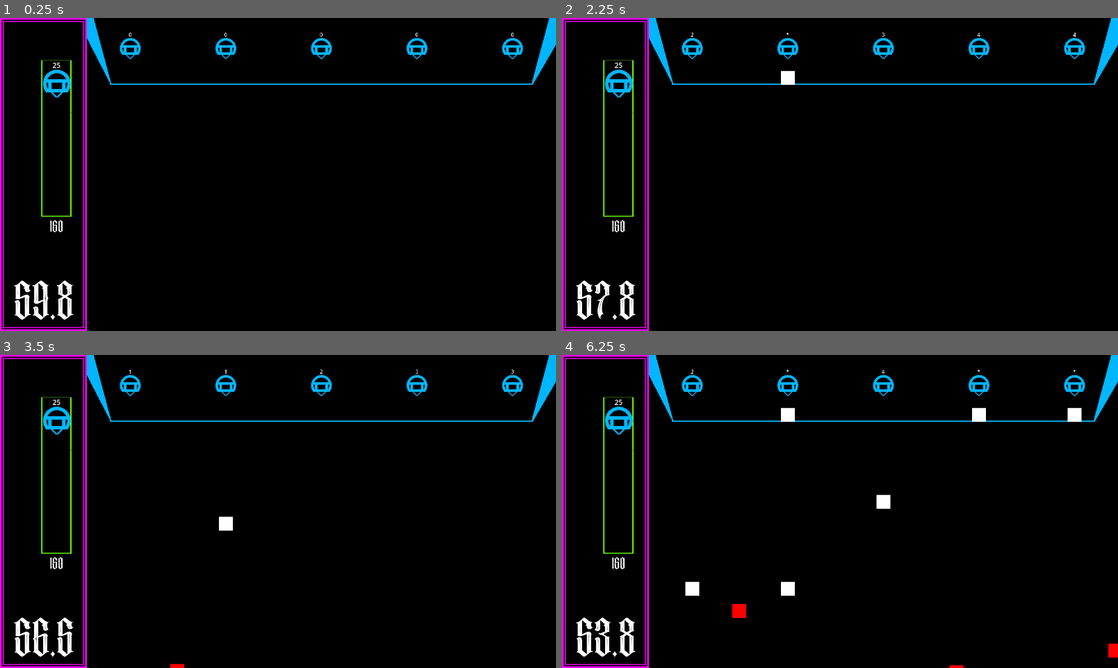
Above: before the commit, frames 1-4 (two rows, left to right).
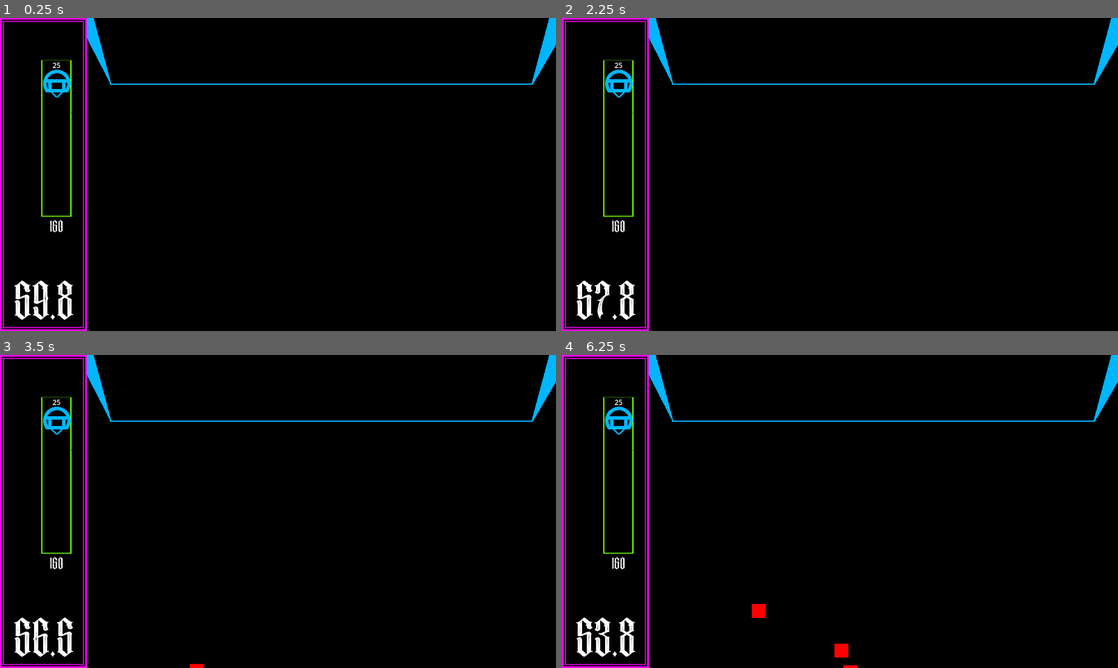
Above: after the commit, the same moments.

Repository: jwant/nefe
Game: Godot game, scene res://entities/utilities/no_escape_from_earth.tscn
Two runs of this game, one before a commit and one after it. Both use one fixed random seed, a clock stepped at 60 frames per second and the inputs below.
Inputs (mouse positions are in pixels of both pictures, inside the frame that each line leads up to):
- Up to frame 1 (0.25 s): no input
- Up to frame 2 (2.25 s): tap Enter at 0.5 s; drag from (617, 83) to (789, 49) at 0.52 s; drag from (689, 49) to (884, 49) at 1.27 s; move the mouse to (789, 49) at 2.02 s; click (789, 49) at 2.1 s
- Up to frame 3 (3.5 s): drag from (322, 386) to (127, 386) at 2.77 s
- Up to frame 4 (6.25 s): drag from (979, 386) to (789, 386) at 3.52 s; drag from (1073, 386) to (789, 386) at 4.27 s; move the mouse to (678, 370) at 5.02 s; click (678, 370) at 5.1 s; drag from (712, 370) to (1073, 386) at 5.77 s

The runs differ from the first frame. In frame 1, 0.7% of the frame differs, in the area x 21-95%, y 4-14%; in frame 2, 0.8%; in frame 3, 0.9%; in frame 4, 1.9%, in the area x 21-100%, y 4-100%.

Commit message:
feat: build bar

Diff:
--- a/entities/battlefield/battlefield.tscn
+++ b/entities/battlefield/battlefield.tscn
@@ -1,13 +1,12 @@
-[gd_scene load_steps=7 format=3 uid="uid://2k0vx4uihyxw"]
+[gd_scene load_steps=6 format=3 uid="uid://2k0vx4uihyxw"]
 
 [ext_resource type="PackedScene" uid="uid://2tigku23stpw" path="res://entities/background/background.tscn" id="1_dji8l"]
 [ext_resource type="Script" uid="uid://cnt03pvax1hp" path="res://entities/battlefield/battlefield.gd" id="1_yrw75"]
 [ext_resource type="PackedScene" uid="uid://bceyhx4qm6sau" path="res://entities/ui/count_down/count_down.tscn" id="3_gt0yh"]
 [ext_resource type="PackedScene" uid="uid://dflwfnr23bp58" path="res://entities/ship/ship.tscn" id="5_030w6"]
-[ext_resource type="PackedScene" uid="uid://cneo82uvk7quq" path="res://entities/tower/bullet_tower/bullet_tower.tscn" id="5_ssfyx"]
 
 [sub_resource type="RectangleShape2D" id="RectangleShape2D_gt0yh"]
-size = Vector2(1080, 200)
+size = Vector2(1000, 200)
 
 [node name="Battlefield" type="Node2D"]
 script = ExtResource("1_yrw75")
@@ -25,31 +24,6 @@
 wait_time = 60.0
 autostart = true
 
-[node name="BulletTower" parent="." instance=ExtResource("5_ssfyx")]
-position = Vector2(300, 70)
-scale = Vector2(0.75, 0.75)
-starting_cooldown = 3
-
-[node name="BulletTower2" parent="." instance=ExtResource("5_ssfyx")]
-position = Vector2(520, 70)
-scale = Vector2(0.75, 0.75)
-starting_cooldown = 1
-
-[node name="BulletTower3" parent="." instance=ExtResource("5_ssfyx")]
-position = Vector2(740, 70)
-scale = Vector2(0.75, 0.75)
-starting_cooldown = 4
-
-[node name="BulletTower4" parent="." instance=ExtResource("5_ssfyx")]
-position = Vector2(960, 70)
-scale = Vector2(0.75, 0.75)
-starting_cooldown = 5
-
-[node name="BulletTower5" parent="." instance=ExtResource("5_ssfyx")]
-position = Vector2(1180, 70)
-scale = Vector2(0.75, 0.75)
-starting_cooldown = 5
-
 [node name="SpawnArea" type="Area2D" parent="."]
 
 [node name="CollisionShape2D" type="CollisionShape2D" parent="SpawnArea"]
--- a/entities/tower/tower.gd
+++ b/entities/tower/tower.gd
@@ -11,16 +11,17 @@
 	if constructor:
 		cooldown_label.text = str(cost)
 	else:
-		print(self)
 		GameManager.second_tick.connect(self._on_second_tick)
 		cooldown_label.text = str(cooldown)
 
 func _on_second_tick():
 	cooldown -= 1
+	print(starting_cooldown)
 	if cooldown > 0:
 		cooldown_label.text = str(cooldown)
 	if cooldown == 0:
 		cooldown_label.text = "*"
+		print("CSD")
 		_activate()
 	if cooldown < 0:
 		cooldown = starting_cooldown
@@ -36,6 +37,8 @@
 			var tower = load(self.scene_file_path)
 			var new_tower = tower.instantiate()
 			new_tower.global_position = grid.global_position
+			new_tower.starting_cooldown = starting_cooldown
+			new_tower.cost = cost
 			grid.get_parent().add_child(new_tower)
 	else:
 		global_position = grid.global_position
--- a/entities/ui/build_bar/build_bar.tscn
+++ b/entities/ui/build_bar/build_bar.tscn
@@ -33,4 +33,5 @@
 
 [node name="BulletTower" parent="." instance=ExtResource("4_tk8a3")]
 position = Vector2(131, 151)
+starting_cooldown = 3
 constructor = true
